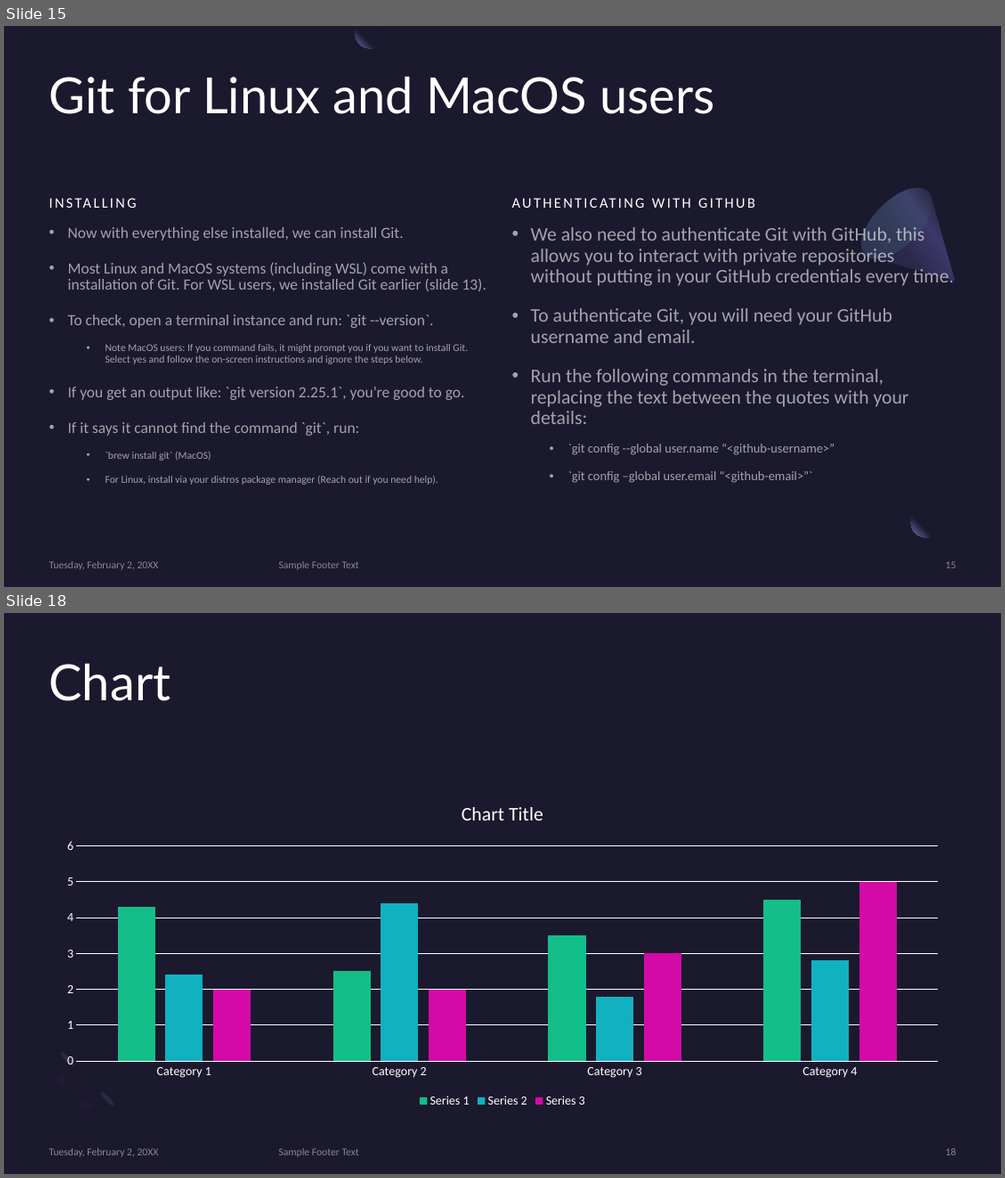
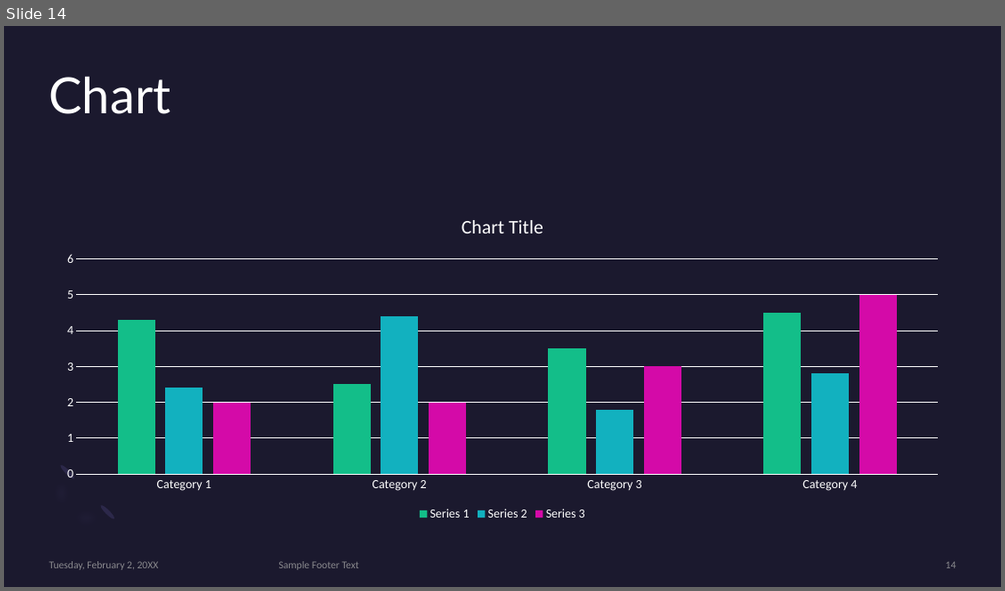
Before and after one commit to MonashDeepNeuron/HPP, a slide deck: content/week0/slides/week0.pptx. Shown one above the other, each under a label of ours: slides 15 and 18 before the commit, slide 14 after it; the slides between them are not shown. The pictures are 1005x1178 and 1005x591 pixels, drawn with LibreOffice and Linux fonts; fonts in the diff are those of the drawing. Boxes give left, top, right and bottom in pixels: in the first picture for what was removed or moved away, otherwise in the second. Text is boxed around its words. In the diff, an @@ line names an element or a change of style, - is before the commit and + after.

Commit message:
Added all the content for software installation

```diff
--- a/content/week0/slides/week0.pptx
+++ b/content/week0/slides/week0.pptx
@@ slide 15 removed at <box>4,26,1001,587</box>, background #1B192E @@
@@ freeform shape removed at <box>356,26,385,48</box> @@
@@ title removed at <box>49,76,714,114</box> @@
-Git for Linux and MacOS users
@@ text removed at <box>48,168,494,211</box> @@
-INSTALLING
@@ freeform shape removed at <box>850,176,986,312</box> @@
@@ ellipse removed at <box>850,176,944,270</box> @@
@@ text removed at <box>68,227,486,484</box> @@
-• Now with everything else installed, we can install Git.
-• Most Linux and MacOS systems (including WSL) come with a installation of Git. For WSL users, we installed Git earlier (slide 13).
-• To check, open a terminal instance and run: `git --version`.
-  • Note MacOS users: If you command fails, it might prompt you if you want to install Git. Select yes and follow the on-screen instructions and ignore the steps below.
-• If you get an output like: `git version 2.25.1`, you’re good to go.
-• If it says it cannot find the command `git`, run:
-  • `brew install git` (MacOS)
-  • For Linux, install via your distros package manager (Reach out if you need help).
@@ text removed at <box>531,227,954,483</box> @@
-• We also need to authenticate Git with GitHub, this allows you to interact with private repositories without putting in your GitHub credentials every time.
-• To authenticate Git, you will need your GitHub username and email.
-• Run the following commands in the terminal, replacing the text between the quotes with your details:
-  • `git config --global user.name “<github-username>”
-  • `git config –global user.email “<github-email>”`
@@ text removed at <box>793,224,892,246</box> @@
-AUTHENTICATING WITH GITHUB
@@ rectangle removed at <box>940,502,971,532</box> @@
@@ ellipse removed at <box>911,508,940,538</box> @@
@@ text removed at <box>49,561,159,570</box> @@
-Tuesday, February 2, 20XX
@@ text removed at <box>279,561,359,570</box> @@
-Sample Footer Text
@@ page number removed at <box>946,561,956,568</box> @@
-15
@@ what was slide 18 is now slide 14 @@
@@ page number at <box>946,561,956,568</box>: text changed @@
-18
+14
```
Also in this commit, not shown: 4 slides changed, 2 slides added, 5 other slides removed, 16 other files.
